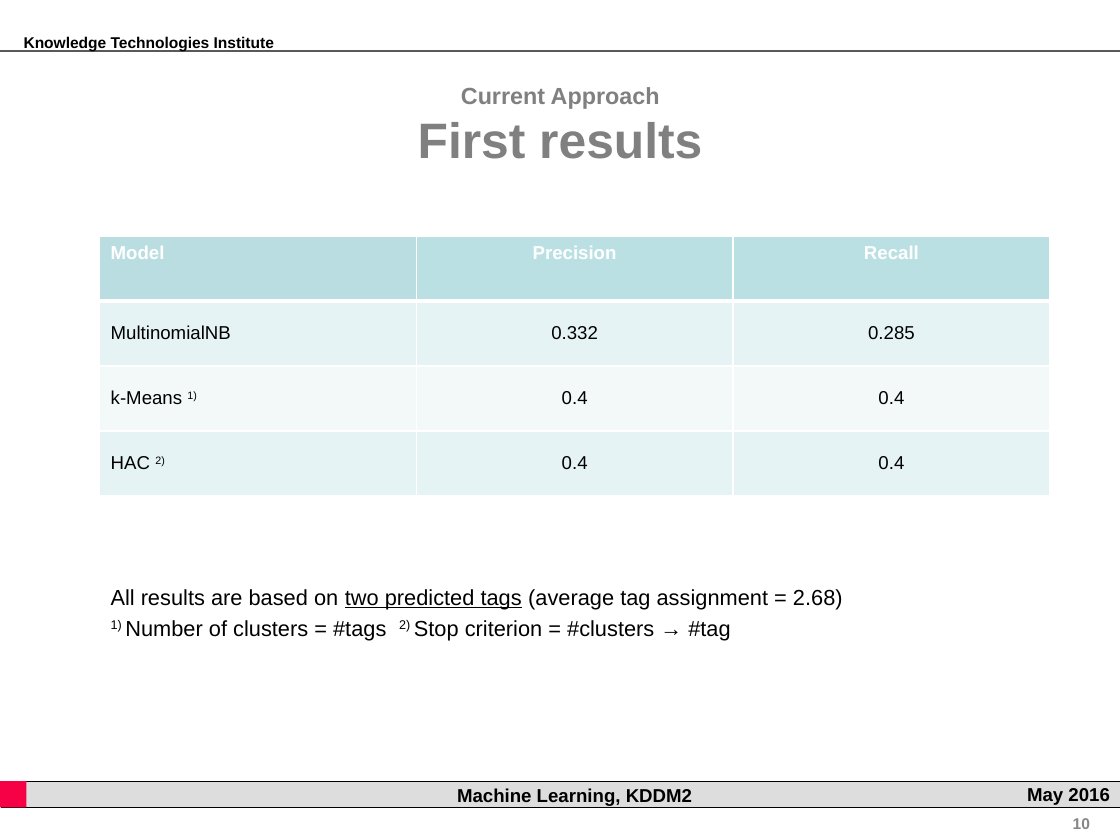
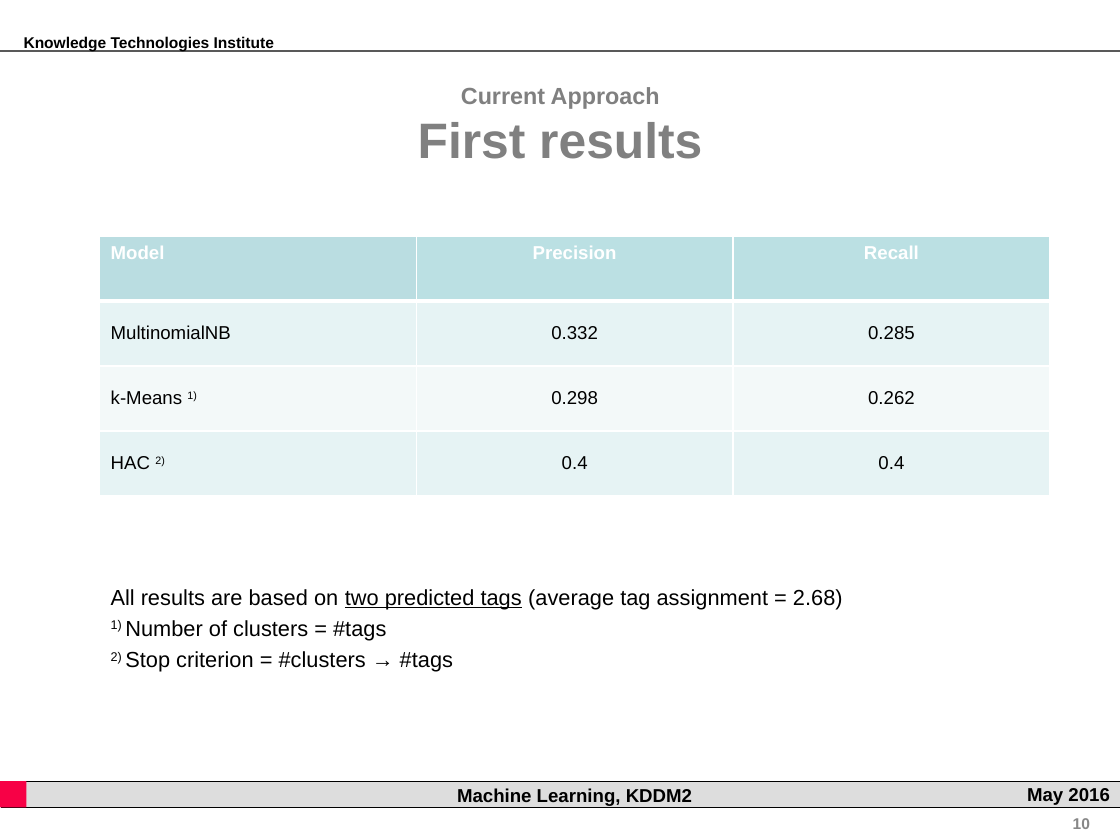
Before and after one commit to rsamer/MLSE, a slide deck: slide 10 of presentation/interim/Presentation.pptx. Drawn at 1120x840 pixels with LibreOffice and Linux fonts; fonts in the diff are those of the drawing; background and template pictures are left out. Boxes give left, top, right and bottom in pixels: in the first picture for what was removed or moved away, otherwise in the second. Text is boxed around its words. In the diff, an @@ line names an element or a change of style, - is before the commit and + after.

```diff
--- a/presentation/interim/Presentation.pptx
+++ b/presentation/interim/Presentation.pptx
@@ table at (100,236,1051,495) @@
-row 3, column 2: 0.4
+row 3, column 2: 0.298
-row 3, column 3: 0.4
+row 3, column 3: 0.262
@@ text at (111,620,453,672): text changed @@
-1) Number of clusters = #tags 2) Stop criterion = #clusters → #tag
+1) Number of clusters = #tags
+2) Stop criterion = #clusters → #tags
```
Also in this commit, not shown: 5 other slides changed.
